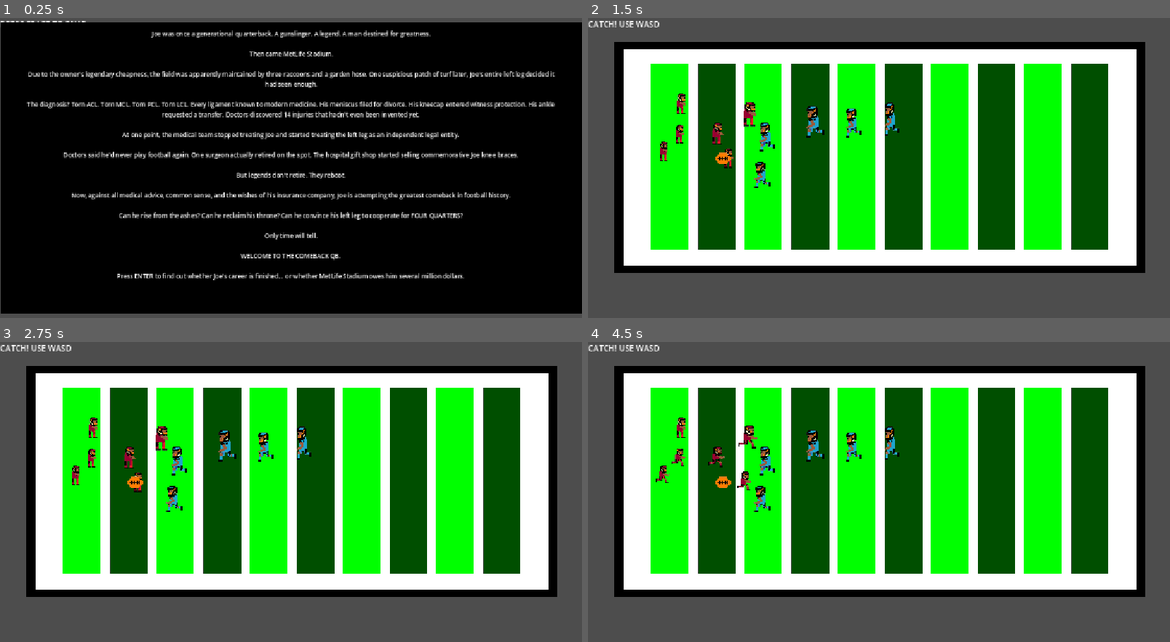
Above: before the commit, frames 1-4 (two rows, left to right).
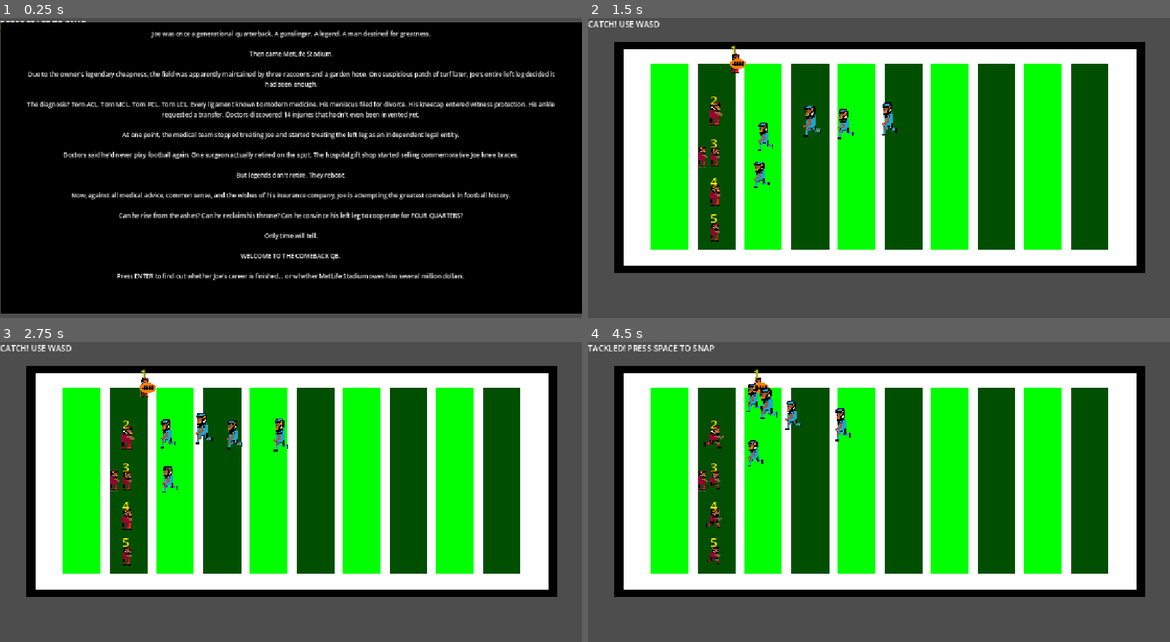
Above: after the commit, the same moments.

Repository: Ventengo1/Haven-Princeton-Game
Game: Godot game, scene res://main.tscn
Same seed, same stepped clock (60 frames per second), same inputs: the game is played once before the commit and once after it.
Inputs:
- Up to frame 1 (0.25 s): no input
- Up to frame 2 (1.5 s): tap Space at 0.5, 0.77, 1.07 s; hold Enter (Enter) 0.53-1.28 s; hold D from 0.53 s (still down); tap 1 at 0.8, 1.35 s
- Up to frame 3 (2.75 s): tap Space at 1.52, 1.82 s; tap 2 at 1.55, 2.1 s; release D at 2.03 s; hold A from 2.03 s (still down); tap 3 at 2.3 s
- Up to frame 4 (4.5 s): release A at 2.78 s; hold D 2.78-4.28 s; tap 3 at 2.85 s; tap Space at 3.02, 3.32, 3.77, 4.07 s; tap 4 at 3.05, 3.6 s; tap 5 at 3.8, 4.35 s; hold A from 4.28 s (still down)

The runs differ from the first frame. In frame 1, less than 0.1% of the frame differs, in the area x 0-1%, y 1-5%; in frame 2, 2.0%; in frame 3, 2.6%; in frame 4, 2.9%, in the area x 0-54%, y 0-75%.

Commit message:
final commit, hopefully it works

Diff:
--- a/canvas_layer.gd
+++ b/canvas_layer.gd
@@ -1,12 +1,12 @@
 extends CanvasLayer
 
 func _ready() -> void:
-	# Make sure the intro screen is visible and pause the game behind it
+
 	visible = true
 	get_tree().paused = true
+#ngl, did need some AI help here
+func _unhandled_input(event: InputEvent) -> void:
 
-func _unhandled_input(event: InputEvent) -> void:
-	# "ui_accept" is mapped to the Enter key (and Spacebar) by default in Godot
 	if event.is_action_pressed("Enter"):
 		get_tree().paused = false # Unpause the main game
-		queue_free() # Delete the black screen and text
+		queue_free()
--- /dev/null
+++ b/cb_1.gd
@@ -0,0 +1,53 @@
+extends AnimatedSprite2D
+
+var speed: float = 65.0
+var start_position: Vector2
+
+var assigned_receiver: Node2D = null
+var ball_carrier: Node2D = null
+var defending: bool = false
+
+@export var tackle_distance: float = 24.0
+
+func _ready():
+	start_position = global_position
+
+func start_defense(receiver: Node2D):
+	print("-> Defender: Defense started, tracking receiver:", receiver.name if receiver else "None")
+	assigned_receiver = receiver
+	ball_carrier = null
+	speed = randf_range(50.0, 80.0)
+	defending = true
+	# play()
+
+func set_ball_carrier(target: Node2D):
+	print("-> Defender: Ball carrier locked! Target:", target.name if target else "None")
+	ball_carrier = target
+
+func reset_defense():
+	defending = false
+	assigned_receiver = null
+	ball_carrier = null
+	global_position = start_position
+	# stop()
+
+func _process(delta):
+	if not defending:
+		return
+
+	var target: Node2D = null
+
+	if is_instance_valid(ball_carrier):
+		target = ball_carrier
+	elif is_instance_valid(assigned_receiver):
+		target = assigned_receiver
+
+	if target != null:
+		global_position = global_position.move_toward(
+			target.global_position,
+			speed * delta
+		)
+
+
+		if global_position.distance_to(target.global_position) <= tackle_distance:
+			print("-> Defender: Tackled target!")
--- /dev/null
+++ b/cb_2.gd
@@ -0,0 +1,53 @@
+extends AnimatedSprite2D
+
+var speed: float = 65.0
+var start_position: Vector2
+
+var assigned_receiver: Node2D = null
+var ball_carrier: Node2D = null
+var defending: bool = false
+
+@export var tackle_distance: float = 24.0
+
+func _ready():
+	start_position = global_position
+
+func start_defense(receiver: Node2D):
+	print("-> Defender: Defense started, tracking receiver:", receiver.name if receiver else "None")
+	assigned_receiver = receiver
+	ball_carrier = null
+	speed = randf_range(50.0, 80.0)
+	defending = true
+	# play()
+
+func set_ball_carrier(target: Node2D):
+	print("-> Defender: Ball carrier locked! Target:", target.name if target else "None")
+	ball_carrier = target
+
+func reset_defense():
+	defending = false
+	assigned_receiver = null
+	ball_carrier = null
+	global_position = start_position
+	# stop()
+
+func _process(delta):
+	if not defending:
+		return
+
+	var target: Node2D = null
+
+	if is_instance_valid(ball_carrier):
+		target = ball_carrier
+	elif is_instance_valid(assigned_receiver):
+		target = assigned_receiver
+
+	if target != null:
+		global_position = global_position.move_toward(
+			target.global_position,
+			speed * delta
+		)
+
+
+		if global_position.distance_to(target.global_position) <= tackle_distance:
+			print("-> Defender: Tackled target!")
--- /dev/null
+++ b/cb_3.gd
@@ -0,0 +1,53 @@
+extends AnimatedSprite2D
+
+var speed: float = 65.0
+var start_position: Vector2
+
+var assigned_receiver: Node2D = null
+var ball_carrier: Node2D = null
+var defending: bool = false
+
+@export var tackle_distance: float = 24.0
+
+func _ready():
+	start_position = global_position
+
+func start_defense(receiver: Node2D):
+	print("-> Defender: Defense started, tracking receiver:", receiver.name if receiver else "None")
+	assigned_receiver = receiver
+	ball_carrier = null
+	speed = randf_range(50.0, 80.0)
+	defending = true
+	# play()
+
+func set_ball_carrier(target: Node2D):
+	print("-> Defender: Ball carrier locked! Target:", target.name if target else "None")
+	ball_carrier = target
+
+func reset_defense():
+	defending = false
+	assigned_receiver = null
+	ball_carrier = null
+	global_position = start_position
+	# stop()
+
+func _process(delta):
+	if not defending:
+		return
+
+	var target: Node2D = null
+
+	if is_instance_valid(ball_carrier):
+		target = ball_carrier
+	elif is_instance_valid(assigned_receiver):
+		target = assigned_receiver
+
+	if target != null:
+		global_position = global_position.move_toward(
+			target.global_position,
+			speed * delta
+		)
+
+
+		if global_position.distance_to(target.global_position) <= tackle_distance:
+			print("-> Defender: Tackled target!")
--- /dev/null
+++ b/cb_4.gd
@@ -0,0 +1,53 @@
+extends AnimatedSprite2D
+
+var speed: float = 65.0
+var start_position: Vector2
+
+var assigned_receiver: Node2D = null
+var ball_carrier: Node2D = null
+var defending: bool = false
+
+@export var tackle_distance: float = 24.0
+
+func _ready():
+	start_position = global_position
+
+func start_defense(receiver: Node2D):
+	print("-> Defender: Defense started, tracking receiver:", receiver.name if receiver else "None")
+	assigned_receiver = receiver
+	ball_carrier = null
+	speed = randf_range(50.0, 80.0)
+	defending = true
+	# play()
+
+func set_ball_carrier(target: Node2D):
+	print("-> Defender: Ball carrier locked! Target:", target.name if target else "None")
+	ball_carrier = target
+
+func reset_defense():
+	defending = false
+	assigned_receiver = null
+	ball_carrier = null
+	global_position = start_position
+	# stop()
+
+func _process(delta):
+	if not defending:
+		return
+
+	var target: Node2D = null
+
+	if is_instance_valid(ball_carrier):
+		target = ball_carrier
+	elif is_instance_valid(assigned_receiver):
+		target = assigned_receiver
+
+	if target != null:
+		global_position = global_position.move_toward(
+			target.global_position,
+			speed * delta
+		)
+
+
+		if global_position.distance_to(target.global_position) <= tackle_distance:
+			print("-> Defender: Tackled target!")
--- /dev/null
+++ b/cb_5.gd
@@ -0,0 +1,53 @@
+extends AnimatedSprite2D
+
+var speed: float = 65.0
+var start_position: Vector2
+
+var assigned_receiver: Node2D = null
+var ball_carrier: Node2D = null
+var defending: bool = false
+
+@export var tackle_distance: float = 24.0
+
+func _ready():
+	start_position = global_position
+
+func start_defense(receiver: Node2D):
+	print("-> Defender: Defense started, tracking receiver:", receiver.name if receiver else "None")
+	assigned_receiver = receiver
+	ball_carrier = null
+	speed = randf_range(50.0, 80.0)
+	defending = true
+	# play()
+
+func set_ball_carrier(target: Node2D):
+	print("-> Defender: Ball carrier locked! Target:", target.name if target else "None")
+	ball_carrier = target
+
+func reset_defense():
+	defending = false
+	assigned_receiver = null
+	ball_carrier = null
+	global_position = start_position
+	# stop()
+
+func _process(delta):
+	if not defending:
+		return
+
+	var target: Node2D = null
+
+	if is_instance_valid(ball_carrier):
+		target = ball_carrier
+	elif is_instance_valid(assigned_receiver):
+		target = assigned_receiver
+
+	if target != null:
+		global_position = global_position.move_toward(
+			target.global_position,
+			speed * delta
+		)
+
+
+		if global_position.distance_to(target.global_position) <= tackle_distance:
+			print("-> Defender: Tackled target!")
--- /dev/null
+++ b/defender.gd
@@ -0,0 +1,78 @@
+extends AnimatedSprite2D
+
+signal tackled
+
+@export var speed: float = 50.0
+@export var tackle_distance: float = 24.0
+
+var start_position: Vector2
+var assigned_receiver: Node2D = null
+var ball_carrier: Node2D = null
+var defending: bool = false
+
+var is_busted_coverage: bool = false
+var reaction_timer: float = 0.0
+
+func _ready():
+	start_position = global_position
+
+func start_defense(receiver: Node2D):
+	assigned_receiver = receiver
+	ball_carrier = null
+
+	##fast as hell before
+	speed = randf_range(30.0, 50.0)
+
+	defending = true
+	reaction_timer = 0.3 # 0.3 second delay before they start running, were too good so gotta change u know
+
+
+	is_busted_coverage = (randf() < 0.70)
+
+	if sprite_frames != null:
+		play()
+
+func set_ball_carrier(target: Node2D):
+	ball_carrier = target
+	is_busted_coverage = false
+
+func reset_defense():
+	defending = false
+	assigned_receiver = null
+	ball_carrier = null
+	global_position = start_position
+	is_busted_coverage = false
+	reaction_timer = 0.0
+	if sprite_frames != null:
+		stop()
+
+func _process(delta):
+	if not defending:
+		return
+
+
+	if reaction_timer > 0:
+		reaction_timer -= delta
+		return
+
+	var target: Node2D = null
+
+	if is_instance_valid(ball_carrier):
+		target = ball_carrier
+	elif is_instance_valid(assigned_receiver):
+		target = assigned_receiver
+
+	if target != null:
+		var current_speed = speed
+
+		# If they busted coverage, they crawl at 20% speed instead
+		if is_busted_coverage and not is_instance_valid(ball_carrier):
+			current_speed *= 0.20
+
+		global_position = global_position.move_toward(
+			target.global_position,
+			current_speed * delta
+		)
+
+		if is_instance_valid(ball_carrier) and global_position.distance_to(ball_carrier.global_position) <= tackle_distance:
+			tackled.emit()
--- a/main.tscn
+++ b/main.tscn
@@ -20,6 +20,7 @@
 [ext_resource type="Script" uid="uid://bkk4air0sebn1" path="res://wr_2.gd" id="13_cegan"]
 [ext_resource type="Script" uid="uid://5gevbe3a5445" path="res://te_1.gd" id="15_cegan"]
 [ext_resource type="Script" uid="uid://8qb0q6yrba55" path="res://rb.gd" id="16_82xsv"]
+[ext_resource type="Script" uid="uid://c3tyc0j1r7ckv" path="res://defender.gd" id="19_a6jrf"]
 [ext_resource type="Texture2D" uid="uid://c24475uhiush1" path="res://ball.png" id="21_getpj"]
 
 [sub_resource type="TileSetAtlasSource" id="TileSetAtlasSource_7mycd"]
@@ -1016,23 +1017,6 @@
 "speed": 5.0
 }]
 
-[sub_resource type="SpriteFrames" id="SpriteFrames_85w7r"]
-animations = [{
-"frames": [{
-"duration": 1.0,
-"texture": ExtResource("11_w48qg")
-}, {
-"duration": 1.0,
-"texture": ExtResource("12_vivmo")
-}, {
-"duration": 1.0,
-"texture": ExtResource("13_2cqfq")
-}],
-"loop": 1,
-"name": &"no ball",
-"speed": 5.0
-}]
-
 [sub_resource type="SpriteFrames" id="SpriteFrames_jkeq5"]
 animations = [{
 "frames": [{
@@ -1052,6 +1036,23 @@
 "speed": 5.0
 }]
 
+[sub_resource type="SpriteFrames" id="SpriteFrames_85w7r"]
+animations = [{
+"frames": [{
+"duration": 1.0,
+"texture": ExtResource("11_w48qg")
+}, {
+"duration": 1.0,
+"texture": ExtResource("12_vivmo")
+}, {
+"duration": 1.0,
+"texture": ExtResource("13_2cqfq")
+}],
+"loop": 1,
+"name": &"no ball",
+"speed": 5.0
+}]
+
 [node name="Node" type="Node2D" unique_id=848430251]
 script = ExtResource("1_yaehf")
 
@@ -1084,78 +1085,42 @@
 scale = Vector2(0.37952963, 0.41724306)
 
 [node name="WR3" type="AnimatedSprite2D" parent="Player" unique_id=901339676]
-position = Vector2(289.83246, 591.4965)
+position = Vector2(389.9564, 618.3446)
 scale = Vector2(0.20268002, 0.17737195)
 sprite_frames = SubResource("SpriteFrames_bdj7s")
 animation = &"no ball"
 script = ExtResource("12_cegan")
 
 [node name="WR1" type="AnimatedSprite2D" parent="Player" unique_id=1752282770]
-position = Vector2(547.8863, 623.8146)
+position = Vector2(645.5359, 174.95798)
 scale = Vector2(0.21611924, 0.18149038)
 sprite_frames = SubResource("SpriteFrames_bdj7s")
 animation = &"no ball"
 script = ExtResource("12_074og")
 
 [node name="WR2" type="AnimatedSprite2D" parent="Player" unique_id=348595047]
-position = Vector2(733.3963, 415.82727)
+position = Vector2(600, 415)
 scale = Vector2(0.29964182, 0.2196877)
 sprite_frames = SubResource("SpriteFrames_bdj7s")
 animation = &"no ball"
 script = ExtResource("13_cegan")
 
 [node name="TE1" type="AnimatedSprite2D" parent="Player" unique_id=187512676]
-position = Vector2(572.07623, 508.18433)
+position = Vector2(600.362, 800.657)
 scale = Vector2(0.2518316, 0.19943286)
 sprite_frames = SubResource("SpriteFrames_bdj7s")
 animation = &"no ball"
 script = ExtResource("15_cegan")
 
 [node name="RB" type="AnimatedSprite2D" parent="Player" unique_id=1987113820]
-position = Vector2(370.57996, 509.30905)
+position = Vector2(600.035, 975.211)
 scale = Vector2(0.20716336, 0.17171718)
 sprite_frames = SubResource("SpriteFrames_bdj7s")
 animation = &"no ball"
 script = ExtResource("16_82xsv")
 
-[node name="Def 1" type="AnimatedSprite2D" parent="Player" unique_id=575293001]
-position = Vector2(1103.3467, 455.5193)
-rotation = -3.1387498
-scale = Vector2(0.298761, -0.3089434)
-skew = -0.0010610819
-sprite_frames = SubResource("SpriteFrames_85w7r")
-animation = &"no ball"
-
-[node name="Def 2" type="AnimatedSprite2D" parent="Player" unique_id=1839850335]
-position = Vector2(1305.788, 460.0854)
-rotation = 3.1415927
-scale = Vector2(0.26668411, -0.28720778)
-sprite_frames = SubResource("SpriteFrames_85w7r")
-animation = &"no ball"
-
-[node name="Def 3" type="AnimatedSprite2D" parent="Player" unique_id=943607282]
-position = Vector2(1504.9908, 444.6254)
-rotation = 3.1415927
-scale = Vector2(0.25035048, -0.32452017)
-sprite_frames = SubResource("SpriteFrames_85w7r")
-animation = &"no ball"
-
-[node name="Def 4" type="AnimatedSprite2D" parent="Player" unique_id=1065299163]
-position = Vector2(855.59937, 526.5794)
-rotation = 3.1415927
-scale = Vector2(0.25985944, -0.2790593)
-sprite_frames = SubResource("SpriteFrames_85w7r")
-animation = &"no ball"
-
-[node name="Def 5" type="AnimatedSprite2D" parent="Player" unique_id=651100651]
-position = Vector2(831.60583, 706.60864)
-rotation = 3.1415927
-scale = Vector2(0.26736405, -0.25461334)
-sprite_frames = SubResource("SpriteFrames_85w7r")
-animation = &"no ball"
-
 [node name="QB" type="AnimatedSprite2D" parent="." unique_id=1129669833]
-position = Vector2(182.00002, 171.00002)
+position = Vector2(225, 275)
 scale = Vector2(0.082524605, 0.08015135)
 sprite_frames = SubResource("SpriteFrames_jkeq5")
 animation = &"no Ball"
@@ -1228,3 +1193,46 @@
 [node name="StatusLabel" type="Label" parent="UI" unique_id=546464425]
 offset_right = 40.0
 offset_bottom = 23.0
+
+[node name="Defender" type="CharacterBody2D" parent="." unique_id=1616655374]
+
+[node name="CB5" type="AnimatedSprite2D" parent="Defender" unique_id=651100651]
+position = Vector2(342.61905, 312.82755)
+rotation = -3.1415925
+scale = Vector2(0.10147258, -0.10623565)
+sprite_frames = SubResource("SpriteFrames_85w7r")
+animation = &"no ball"
+script = ExtResource("19_a6jrf")
+
+[node name="CB2" type="AnimatedSprite2D" parent="Defender" unique_id=1839850335]
+position = Vector2(522.5852, 209.96744)
+rotation = -3.1415925
+scale = Vector2(0.10121452, -0.11983545)
+sprite_frames = SubResource("SpriteFrames_85w7r")
+animation = &"no ball"
+script = ExtResource("19_a6jrf")
+
+[node name="CB1" type="AnimatedSprite2D" parent="Defender" unique_id=575293001]
+position = Vector2(445.75275, 208.06226)
+rotation = -3.1384673
+scale = Vector2(0.11338874, -0.12890443)
+skew = -0.0015047789
+sprite_frames = SubResource("SpriteFrames_85w7r")
+animation = &"no ball"
+script = ExtResource("19_a6jrf")
+
+[node name="CB3" type="AnimatedSprite2D" parent="Defender" unique_id=943607282]
+position = Vector2(598.1886, 203.51686)
+rotation = -3.1415925
+scale = Vector2(0.09501542, -0.1354038)
+sprite_frames = SubResource("SpriteFrames_85w7r")
+animation = &"no ball"
+script = ExtResource("19_a6jrf")
+
+[node name="CB4" type="AnimatedSprite2D" parent="Defender" unique_id=1065299163]
+position = Vector2(351.7253, 237.71161)
+rotation = -3.1415925
+scale = Vector2(0.098624356, -0.11643555)
+sprite_frames = SubResource("SpriteFrames_85w7r")
+animation = &"no ball"
+script = ExtResource("19_a6jrf")
--- a/qb.gd
+++ b/qb.gd
@@ -1,4 +1,4 @@
-extends Node2D
+extends Node2D #file for Joe the GOATTTTT
 
 @export var sack_time: float = 4.5
 @export var touchdown_x: float = 1100.0
@@ -9,27 +9,84 @@
 @onready var status_label = $UI/StatusLabel
 
 @onready var receivers = [
+	$Player/WR3,
 	$Player/WR1,
 	$Player/WR2,
-	$Player/WR3,
 	$Player/TE1,
 	$Player/RB
 ]
 
+@onready var defenders = [
+	$Defender/CB5,
+	$Defender/CB2,
+	$Defender/CB1,
+	$Defender/CB3,
+	$Defender/CB4
+]
+
 var phase = "ready"
 var sack_timer = 0.0
 var play_tween: Tween
+var number_labels: Array[Label] = []
+var ball_carrier: Node2D = null
+
+
+var line_of_scrimmage_x: float = 0.0
+var initial_qb_x: float = 0.0
+
+var receiver_y_coords: Array[float] = []
+var defender_offsets: Array[Vector2] = []
 
 func _ready():
+	initial_qb_x = qb.global_position.x
+	line_of_scrimmage_x = initial_qb_x
 	ball.global_position = qb.global_position
 	status_label.text = "PRESS SPACE TO SNAP"
 
+
+	receivers.sort_custom(func(a, b): return a.global_position.y < b.global_position.y)
+	defenders.sort_custom(func(a, b): return a.global_position.y < b.global_position.y)
+
+	for r in receivers:
+		receiver_y_coords.append(r.global_position.y)
+
+	for d in defenders:
+		defender_offsets.append(d.global_position - qb.global_position)
+
+	for defender in defenders:
+		defender.tackled.connect(tackle)
+
+
+	var label_layer = Node2D.new()
+	label_layer.name = "ReceiverNumberLayer"
+	label_layer.z_index = 100
+	add_child(label_layer)
+
+	for i in range(receivers.size()):
+		var label = Label.new()
+		label.text = str(i + 1)
+		label.add_theme_font_size_override("font_size", 24)
+		label.add_theme_color_override("font_color", Color(1, 1, 0, 1))
+		label.add_theme_color_override("font_outline_color", Color(0, 0, 0, 1))
+		label.add_theme_constant_override("outline_size", 4)
+		label_layer.add_child(label)
+		number_labels.append(label)
+
 func _process(delta):
+
+	for i in range(receivers.size()):
+		if i < number_labels.size() and is_instance_valid(receivers[i]):
+			number_labels[i].global_position = receivers[i].global_position + Vector2(-8, -45)
+
+
+	if is_instance_valid(ball_carrier) and (phase == "control" or phase == "over"):
+		ball.global_position = ball_carrier.global_position + Vector2(8, 0)
+
 	if phase == "running":
 		sack_timer += delta
 
-	if sack_timer >= sack_time:
-		sack()
+		if sack_timer >= sack_time:
+			sack()
 
 	if phase == "control":
 		check_touchdown()
@@ -62,8 +119,25 @@
 	if play_tween and play_tween.is_running():
 		play_tween.kill()
 
+	ball_carrier = null
+
 	for receiver in receivers:
 		receiver.reset_route()
+		receiver.running = false
+		receiver.controllable = false
+
+
+	qb.global_position.x = line_of_scrimmage_x
+
+	for i in range(receivers.size()):
+		receivers[i].global_position = Vector2(line_of_scrimmage_x, receiver_y_coords[i])
+
+	for i in range(defenders.size()):
+		defenders[i].global_position = Vector2(line_of_scrimmage_x, qb.global_position.y) + defender_offsets[i]
+		if i < receivers.size():
+			defenders[i].start_defense(receivers[i])
+		else:
+			defenders[i].reset_defense()
 
 	ball.global_position = qb.global_position
 
@@ -94,7 +168,6 @@
 
 	var travel_time = max(distance / pass_speed, 0.15)
 
-# Predict where the receiver will be
 	var predicted_position = predict_receiver_position(
 		target,
 		travel_time
@@ -114,25 +187,52 @@
 	if phase != "passing":
 		return
 
-	# Move receiver to the catch location
 	target.global_position = predicted_position
 
 	for receiver in receivers:
 		receiver.running = false
 		receiver.controllable = false
 
-	ball.global_position = predicted_position
+	ball_carrier = target
+	ball.global_position = target.global_position + Vector2(8, 0)
 	target.catch_ball()
 
+	for defender in defenders:
+		defender.set_ball_carrier(target)
+
 	phase = "control"
 
 	status_label.text = "CATCH! USE WASD"
+
+func tackle():
+	if phase != "control":
+		return
+
+	phase = "over"
+
+	# we emoved line_of_scrimmage_x update here, so plays always reset to the start line
+	# was giving us ton of errors so did this
+
+	for receiver in receivers:
+		receiver.running = false
+		receiver.controllable = false
+
+	for defender in defenders:
+		defender.defending = false
+		if defender.sprite_frames != null:
+			defender.stop()
+
+	status_label.text = "TACKLED! PRESS SPACE TO SNAP"
 
 func sack():
 	phase = "over"
-
-	for receiver in receivers:
-		receiver.running = false
+	ball_carrier = null
+
+	for receiver in receivers:
+		receiver.running = false
+
+	for defender in defenders:
+		defender.reset_defense()
 
 	ball.global_position = qb.global_position
 
@@ -143,7 +243,10 @@
 		if receiver.controllable:
 			if receiver.global_position.x >= touchdown_x:
 				phase = "over"
-				status_label.text = "TOUCHDOWN! PRESS SPACE TO PLAY AGAIN"
+				for defender in defenders:
+					defender.defending = false
+
+				status_label.text = "TOUCHDOWN! You WINNNNN! PRESS SPACE TO PLAY AGAIN"
 				return
 
 func predict_receiver_position(receiver, travel_time: float) -> Vector2:
--- a/rb.gd
+++ b/rb.gd
@@ -1,7 +1,6 @@
-
 extends AnimatedSprite2D
 
-@export var speed: float = 70.0
+@export var speed: float = 100.0
 
 var running = false
 var controllable = false
@@ -39,6 +38,9 @@
 		if direction.length() > 0:
 			position += direction.normalized() * speed * delta
 
+		# Clamp the vertical position strictly between 150 and 1000
+		position.y = clamp(position.y, 150.0, 1000.0)
+
 	elif running:
 		route_distance += speed * delta
 
@@ -70,4 +72,5 @@
 	controllable = false
 	route_distance = 0.0
 	position = start_position
-	stop()
+	if sprite_frames != null:
+		stop()
--- a/te_1.gd
+++ b/te_1.gd
@@ -1,7 +1,6 @@
-
 extends AnimatedSprite2D
 
-@export var speed: float = 60.0
+@export var speed: float = 100.0 #lwky stats mean nothing
 
 var running = false
 var controllable = false
@@ -39,6 +38,9 @@
 		if direction.length() > 0:
 			position += direction.normalized() * speed * delta
 
+		# Clamp the vertical position strictly between 150 and 1000
+		position.y = clamp(position.y, 150.0, 1000.0)
+
 	elif running:
 		route_distance += speed * delta
 
@@ -70,4 +72,5 @@
 	controllable = false
 	route_distance = 0.0
 	position = start_position
-	stop()
+	if sprite_frames != null:
+		stop()
--- a/wr_1.gd
+++ b/wr_1.gd
@@ -1,7 +1,6 @@
-
 extends AnimatedSprite2D
 
-@export var speed: float = 80.0
+@export var speed: float = 100.0
 
 var running = false
 var controllable = false
@@ -39,6 +38,9 @@
 		if direction.length() > 0:
 			position += direction.normalized() * speed * delta
 
+		# Clamp the vertical position strictly between 150 and 1000
+		position.y = clamp(position.y, 150.0, 1000.0)
+
 	elif running:
 		route_distance += speed * delta
 
@@ -70,4 +72,5 @@
 	controllable = false
 	route_distance = 0.0
 	position = start_position
-	stop()
+	if sprite_frames != null:
+		stop()
--- a/wr_2.gd
+++ b/wr_2.gd
@@ -1,7 +1,6 @@
-
 extends AnimatedSprite2D
 
-@export var speed: float = 70.0
+@export var speed: float = 100.0
 
 var running = false
 var controllable = false
@@ -39,6 +38,9 @@
 		if direction.length() > 0:
 			position += direction.normalized() * speed * delta
 
+		# Clamp the vertical position strictly between 150 and 1000
+		position.y = clamp(position.y, 150.0, 1000.0)
+
 	elif running:
 		route_distance += speed * delta
 
@@ -70,4 +72,5 @@
 	controllable = false
 	route_distance = 0.0
 	position = start_position
-	stop()
+	if sprite_frames != null:
+		stop()
--- a/wr_3.gd
+++ b/wr_3.gd
@@ -1,7 +1,6 @@
-
 extends AnimatedSprite2D
 
-@export var speed: float = 65.0
+@export var speed: float = 100.0
 
 var running = false
 var controllable = false
@@ -39,6 +38,9 @@
 		if direction.length() > 0:
 			position += direction.normalized() * speed * delta
 
+		# Clamp the vertical position strictly between 150 and 1000
+		position.y = clamp(position.y, 150.0, 1000.0)
+
 	elif running:
 		route_distance += speed * delta
 
@@ -70,4 +72,5 @@
 	controllable = false
 	route_distance = 0.0
 	position = start_position
-	stop()
+	if sprite_frames != null:
+		stop()
Not shown, added: cb_1.gd.uid
Not shown, added: cb_2.gd.uid
Not shown, added: cb_3.gd.uid
Not shown, added: cb_4.gd.uid
Not shown, added: cb_5.gd.uid
Not shown, added: defender.gd.uid
Not shown, added: hi.zip
